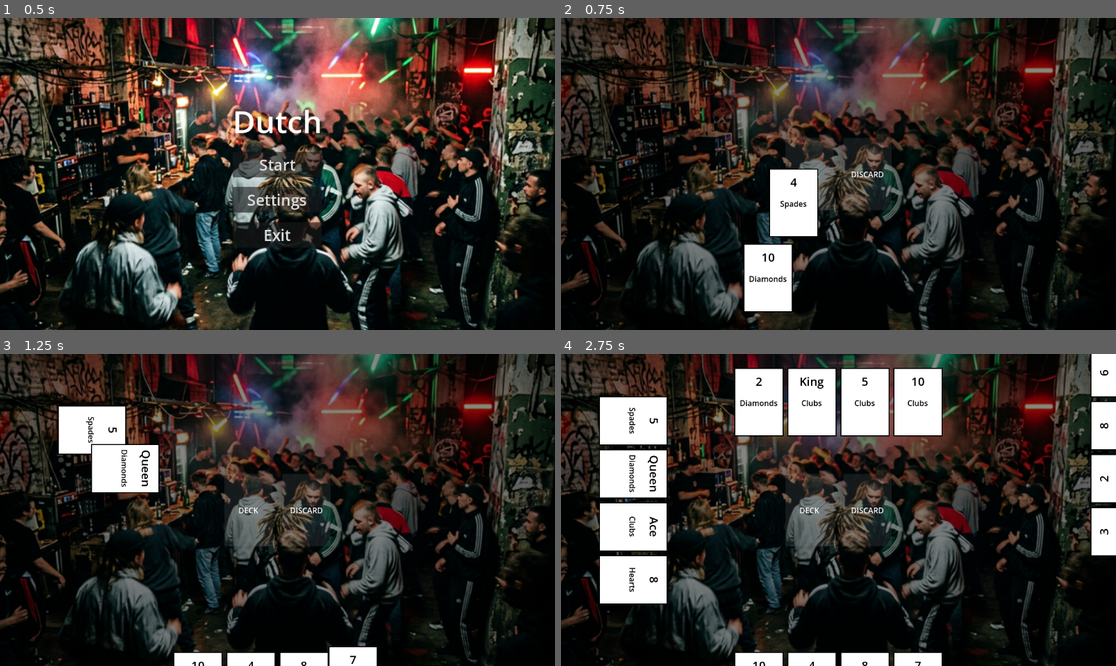
Above: before the commit, frames 1-4 (two rows, left to right).
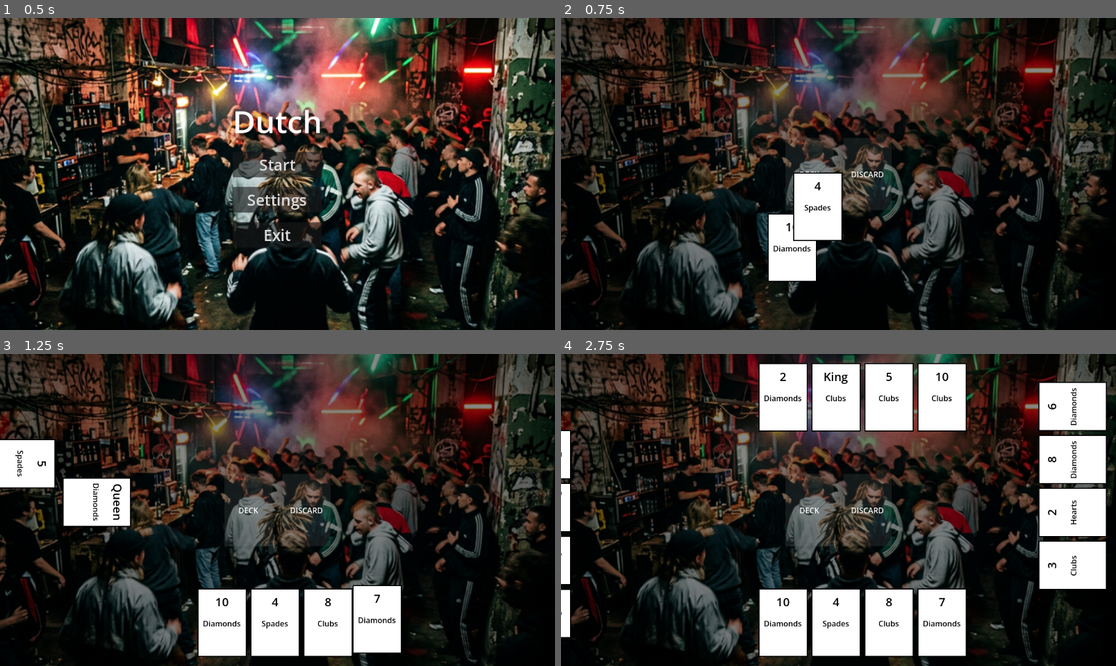
Above: after the commit, the same moments.

Repository: DinVin24/dutch
Game: Godot game, scene res://main_menu.tscn
Two runs of this game, one before a commit and one after it. Both use one fixed random seed, a clock stepped at 60 frames per second and the inputs below.
Inputs (mouse positions are in pixels of both pictures, inside the frame that each line leads up to):
- Up to frame 1 (0.5 s): no input
- Up to frame 2 (0.75 s): click "Start" at 0.5 s
- Up to frame 3 (1.25 s): no input
- Up to frame 4 (2.75 s): move the mouse to (655, 428) at 1.27 s; click (655, 428) at 1.42 s; move the mouse to (633, 472) at 2.02 s; click (633, 472) at 2.17 s

Frame 1 is identical in both runs. In frame 2, 4.0% of the frame differs, in the area x 32-51%, y 48-95%; in frame 3, 15%; in frame 4, 30%, in the area x 0-100%, y 0-100%.

Commit message:
Complete rework of card positioning: border-relative and centered

Diff:
--- a/game_board.gd
+++ b/game_board.gd
@@ -23,59 +23,52 @@
 			_handle_initial_deal()
 
 func _handle_initial_deal():
-	print("Game Board: Dealing cards to ", GameManager.num_players, " players...")
+	print("Game Board: Dealing cards with border-based positioning...")
 	var card_scene = preload("res://card.tscn")
 	var card_spacing = 110.0
 	var cards_per_player = 4
-	var card_width = 100.0
+	var card_size = Vector2(100, 140)
+	var padding = 20.0
 
-	# Map player index to Marker2D nodes
-	var positions = [player_pos_bottom]
-	if GameManager.num_players == 2:
-		positions.append(player_pos_top)
-	elif GameManager.num_players == 3:
-		positions.append(player_pos_left)
-		positions.append(player_pos_top)
-	elif GameManager.num_players == 4:
-		positions.append(player_pos_left)
-		positions.append(player_pos_top)
-		positions.append(player_pos_right)
+	var screen_size = get_viewport_rect().size
+	var total_spread = card_spacing * (cards_per_player - 1)
 
 	for p_idx in range(GameManager.num_players):
-		var marker = positions[p_idx]
-		var is_vertical = (marker == player_pos_left or marker == player_pos_right)
+		var start_pos: Vector2
+		var rotation = 0.0
+		var is_vertical = false
 
-		# Define spread total height/width
-		var total_spread = card_spacing * (cards_per_player - 1)
-
-		# Base target positions relative to markers
-		var start_pos: Vector2
-		if is_vertical:
-			# Use the marker's Y, but specifically sync Right to Left as requested
-			var target_y = marker.global_position.y
-			if marker == player_pos_right:
-				target_y = player_pos_left.global_position.y
-
-			var start_y = target_y - (total_spread / 2.0)
-
-			var x_pos = marker.global_position.x
-			if marker == player_pos_right:
-				# Move Right player further RIGHT
-				x_pos += 150
-			elif marker == player_pos_left:
-				# Move Left player further RIGHT (closer to table center)
-				x_pos += 120
-
-			start_pos = Vector2(x_pos, start_y)
-		else:
-			# For horizontal layouts (Top/Bottom), center around marker's X
-			var start_x = marker.global_position.x - (total_spread / 2.0)
-			# Move bottom player MUCH lower (+150 padding from marker)
-			var y_pos = marker.global_position.y
-			if marker == player_pos_bottom:
-				y_pos += 150
-
-			start_pos = Vector2(start_x, y_pos)
+		match p_idx:
+			0: # BOTTOM (Player)
+				var start_x = (screen_size.x - total_spread) / 2.0
+				var y_pos = screen_size.y - padding - card_size.y
+				start_pos = Vector2(start_x, y_pos)
+			1: # TOP (Bot 1)
+				if GameManager.num_players == 2:
+					var start_x = (screen_size.x - total_spread) / 2.0
+					var y_pos = padding
+					start_pos = Vector2(start_x, y_pos)
+				else: # For 3/4 players, 1 is Left
+					var x_pos = padding
+					var start_y = (screen_size.y - total_spread) / 2.0
+					start_pos = Vector2(x_pos, start_y)
+					rotation = 90
+					is_vertical = true
+			2: # TOP or RIGHT
+				if GameManager.num_players == 3:
+					var start_x = (screen_size.x - total_spread) / 2.0
+					var y_pos = padding
+					start_pos = Vector2(start_x, y_pos)
+				else: # For 4 players, 2 is Top
+					var start_x = (screen_size.x - total_spread) / 2.0
+					var y_pos = padding
+					start_pos = Vector2(start_x, y_pos)
+			3: # RIGHT
+				var x_pos = screen_size.x - padding - card_size.y # card_size.y because it's rotated 90
+				var start_y = (screen_size.y - total_spread) / 2.0
+				start_pos = Vector2(x_pos, start_y)
+				rotation = -90
+				is_vertical = true
 
 		for i in range(cards_per_player):
 			var card_data_dict = GameManager.deck_manager.draw_card()
@@ -87,37 +80,29 @@
 			card_data.rank = card_data_dict.rank
 			card_data.value = card_data_dict.value
 			card_data.is_face_up = true
-
-			# IMPORTANT: Setup happens before add_child,
-			# but CardUI._ready handles the visual update now.
 			card_inst.setup(card_data)
 
-			# Rotation
-			if marker == player_pos_left:
-				card_inst.rotation_degrees = 90
-			elif marker == player_pos_right:
-				card_inst.rotation_degrees = -90
-
+			card_inst.rotation_degrees = rotation
 			add_child(card_inst)
 
-			# Target calculations
-			var spread_offset = i * card_spacing
-			var final_target = start_pos
+			# Pivot is at (50, 70). Positioning global_position means positioning the TOP-LEFT of the card.
+			# But rotation happens around the pivot.
+			var offset = i * card_spacing
+			var target_pos = start_pos
 			if is_vertical:
-				final_target.y += spread_offset
+				target_pos.y += offset
 			else:
-				final_target.x += spread_offset
+				target_pos.x += offset
 
-			# COMPENSATE FOR PIVOT (center of 100x140 card is 50,70)
-			# This makes the CENTER of the card match the target coordinate
-			var visual_center = Vector2(50, 70)
-			card_inst.global_position = final_target - visual_center
+			# To place the card relative to its BOUNDS while it has a pivot at center:
+			# target_pos is the intended Top-Left of the card hand.
+			# We must set global_position so the center (pivot) lands correctly.
+			card_inst.global_position = target_pos
 
-			# Spawn at deck
-			var spawn_pos = deck_area.global_position - visual_center
+			var spawn_pos = deck_area.global_position
 			card_inst.global_position = spawn_pos
 
 			var tween = create_tween()
-			tween.tween_property(card_inst, "global_position", final_target - visual_center, 0.4).set_trans(Tween.TRANS_QUAD).set_ease(Tween.EASE_OUT)
+			tween.tween_property(card_inst, "global_position", target_pos, 0.4).set_trans(Tween.TRANS_QUAD).set_ease(Tween.EASE_OUT)
 
 			await get_tree().create_timer(0.1).timeout
